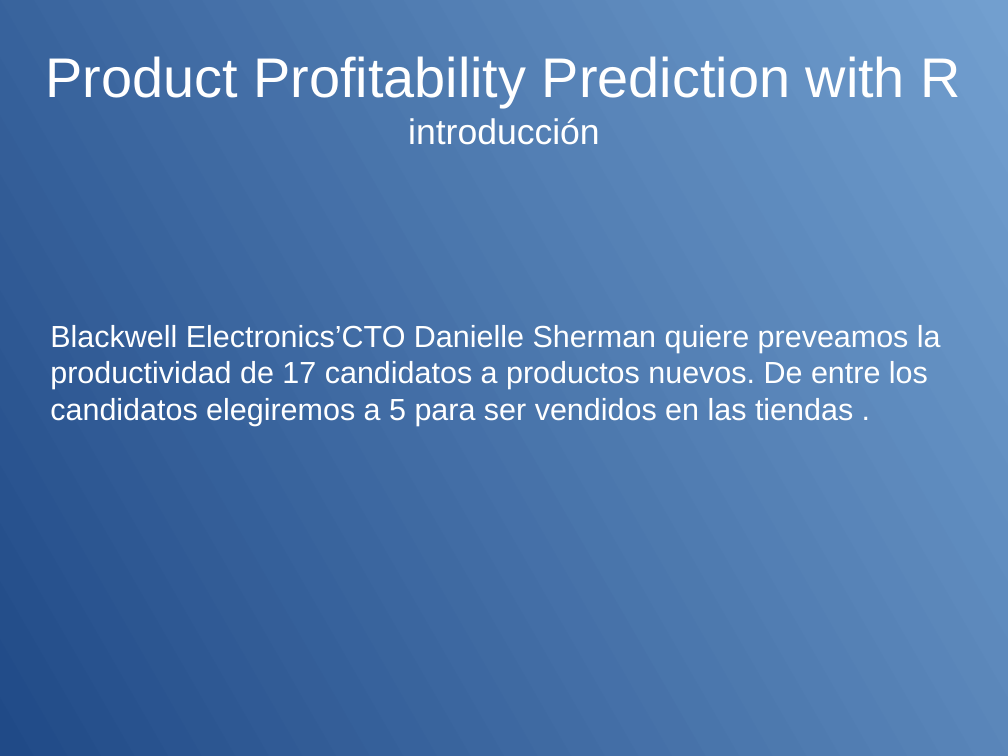
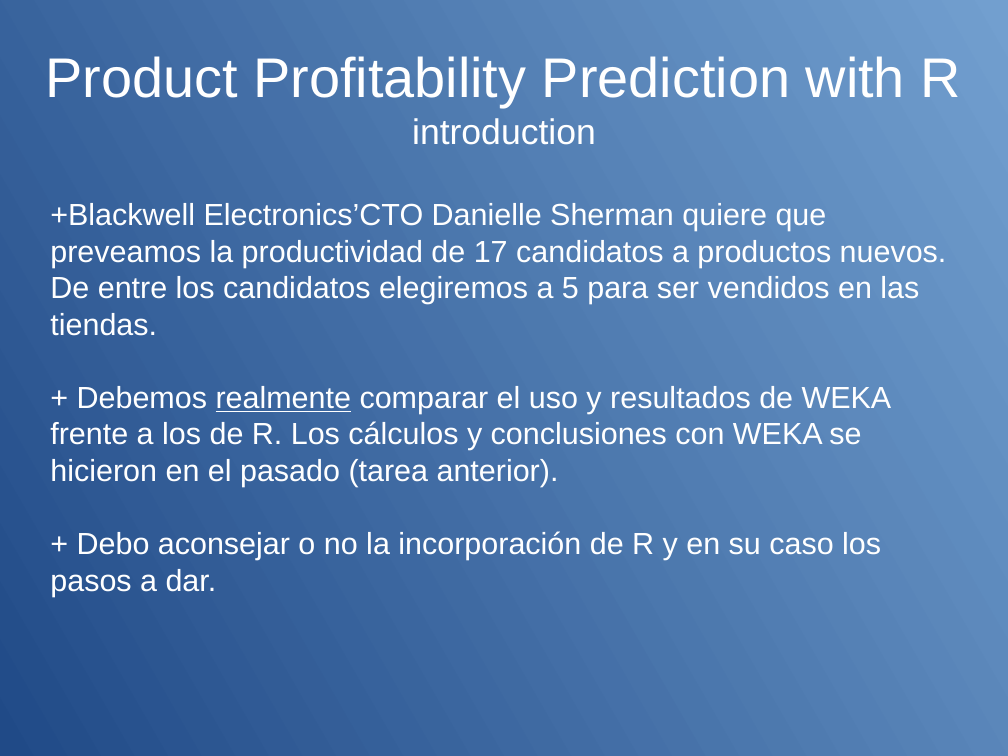
Before and after one commit to meetsCode/Mod2T2Luis, a slide deck: slide 2 of M2Task2present Luis Sanchez V1.odp. Drawn at 1008x756 pixels with LibreOffice and Linux fonts; fonts in the diff are those of the drawing. Boxes give left, top, right and bottom in pixels: in the first picture for what was removed or moved away, otherwise in the second. Text is boxed around its words. In the diff, an @@ line names an element or a change of style, - is before the commit and + after.

Commit message:
Entrega con diapositiva
Esta es la versión mejor de entrega. La diapositiva incluía unas faltas
de ortografía en inglés que han sido corregidas así como algo de
puntuación.

```diff
--- a/M2Task2present Luis Sanchez V1.odp
+++ b/M2Task2present Luis Sanchez V1.odp
@@ title at [45,56,960,145]: text changed @@
-Product Profitability Prediction with R
-introducción
+Product Profitability Prediction with R
+introduction
@@ subtitle at [50,203,947,597]: text changed @@
-Blackwell Electronics’CTO Danielle Sherman quiere preveamos la productividad de 17 candidatos a productos nuevos. De entre los candidatos elegiremos a 5 para ser vendidos en las tiendas .
++Blackwell Electronics’CTO Danielle Sherman quiere que preveamos la productividad de 17 candidatos a productos nuevos. De entre los candidatos elegiremos a 5 para ser vendidos en las tiendas.
++ Debemos realmente comparar el uso y resultados de WEKA frente a los de R. Los cálculos y conclusiones con WEKA se hicieron en el pasado (tarea anterior).
++ Debo aconsejar o no la incorporación de R y en su caso los pasos a dar.
```
Also in this commit, not shown: 8 other slides changed, 4 other files.
